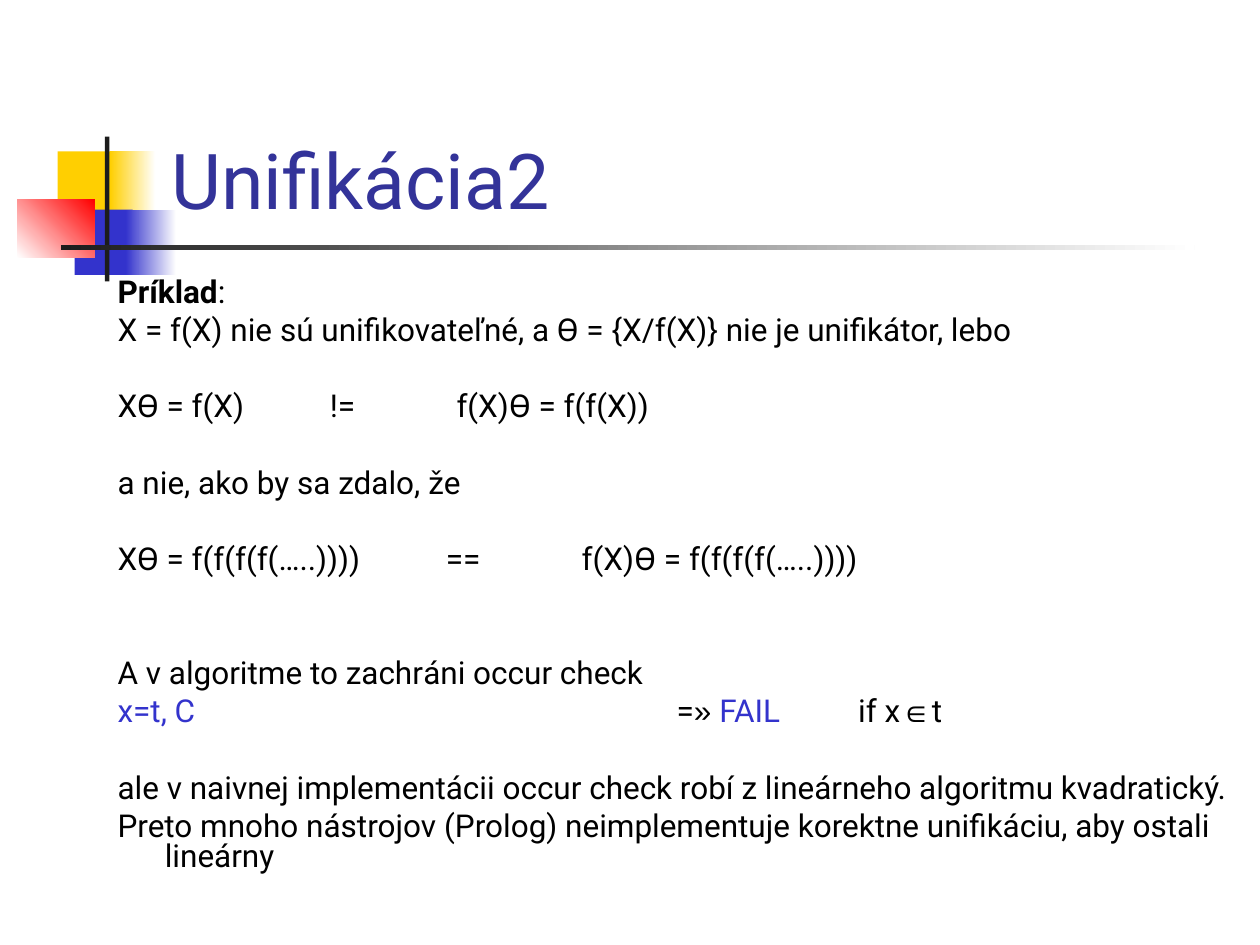
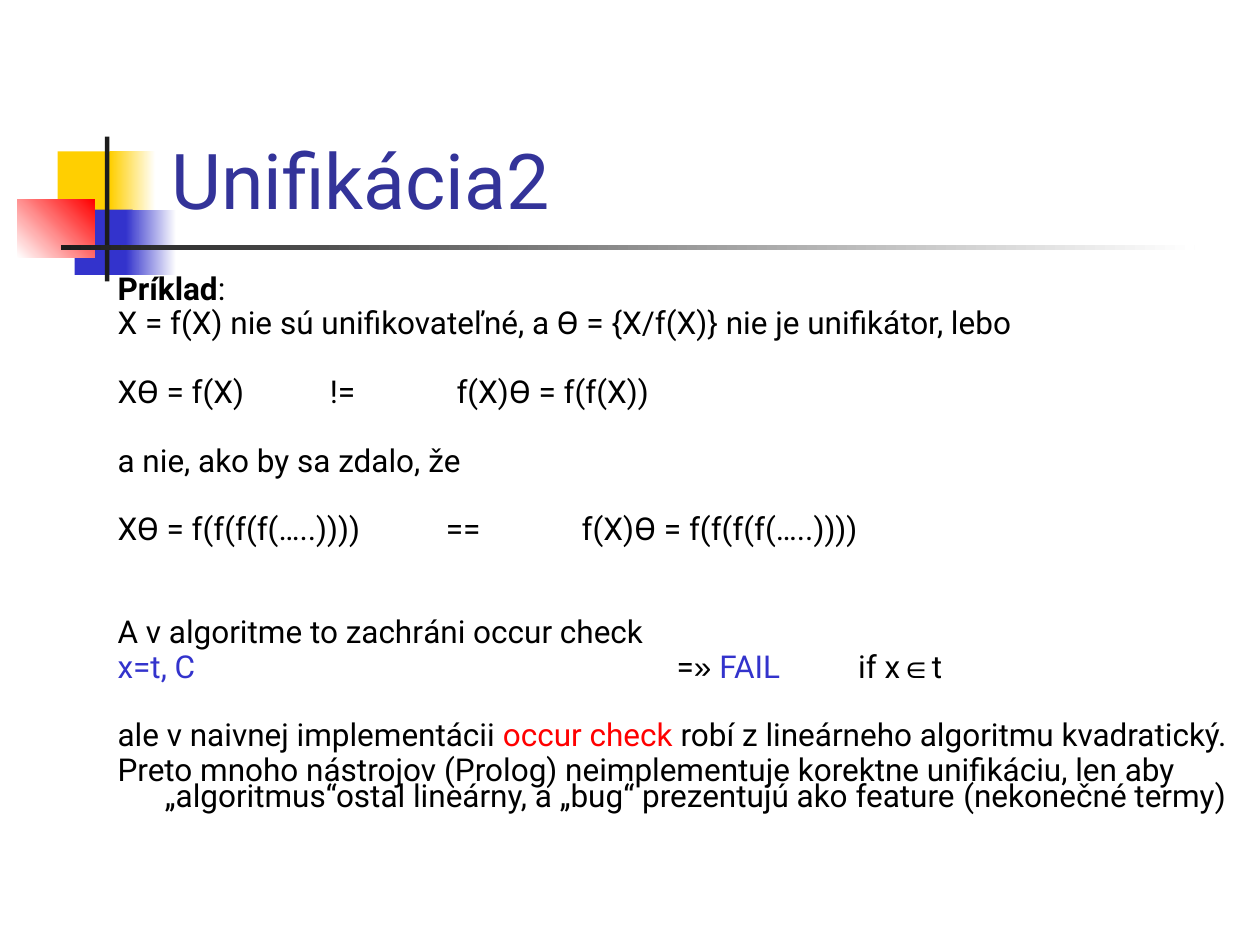
Before and after one commit to Funkcionalne/Prednasky, a slide deck: slide 24 of 08/08_fpro.ppt (slide 25 before the commit). Drawn at 1260x945 pixels with LibreOffice and Linux fonts; fonts in the diff are those of the drawing. Boxes give left, top, right and bottom in pixels: in the first picture for what was removed or moved away, otherwise in the second. Text is boxed around its words. In the diff, an @@ line names an element or a change of style, - is before the commit and + after.

```diff
--- a/08/08_fpro.ppt
+++ b/08/08_fpro.ppt
@@ text at box(118, 271, 1227, 753): text colour #000000 to #FF0000 in "occur check"; line spacing 0.8 to 0.7 @@
@@ text at box(118, 752, 1225, 814): text changed @@
-Preto mnoho nástrojov (Prolog) neimplementuje korektne unifikáciu, aby ostali lineárny
+Preto mnoho nástrojov (Prolog) neimplementuje korektne unifikáciu, len aby „algoritmus“ostal lineárny, a „bug“ prezentujú ako feature (nekonečné termy)
```
Also in this commit, not shown: 21 other slides changed, 1 slide added, 1 slide removed, 3 other files.
